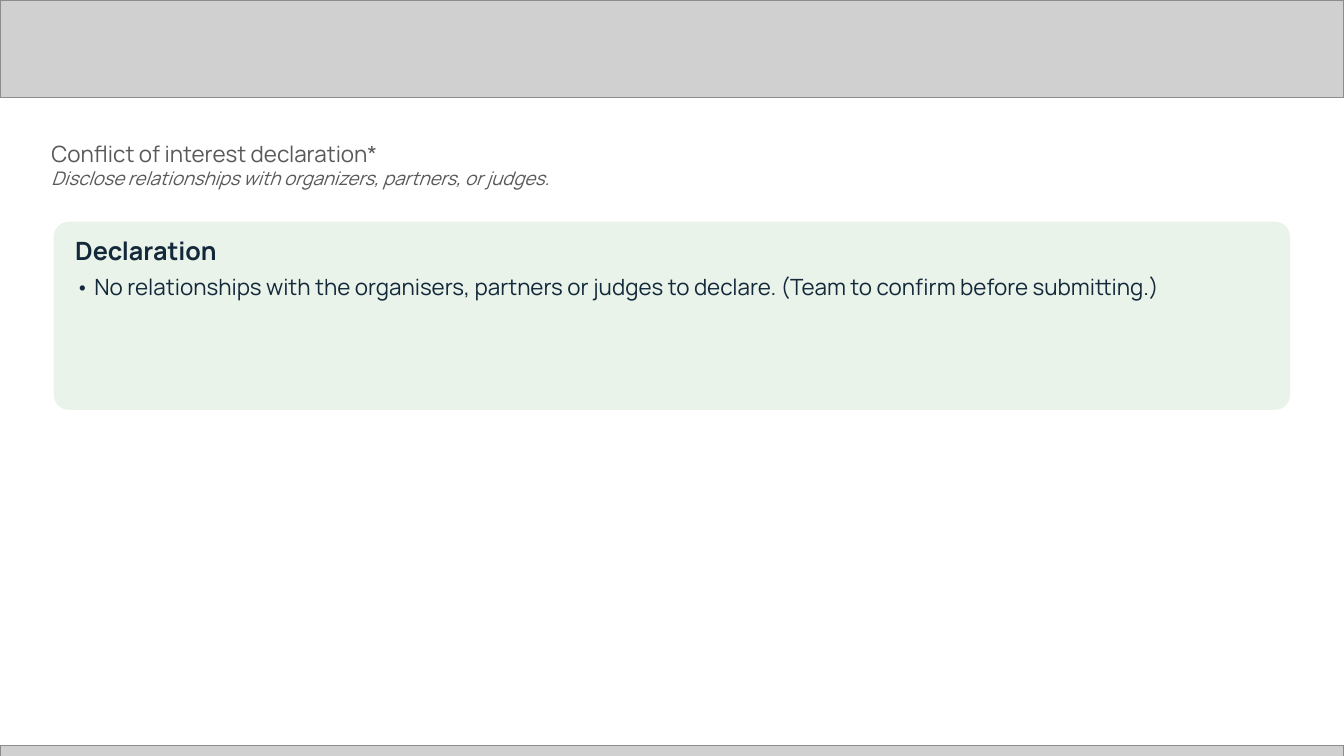
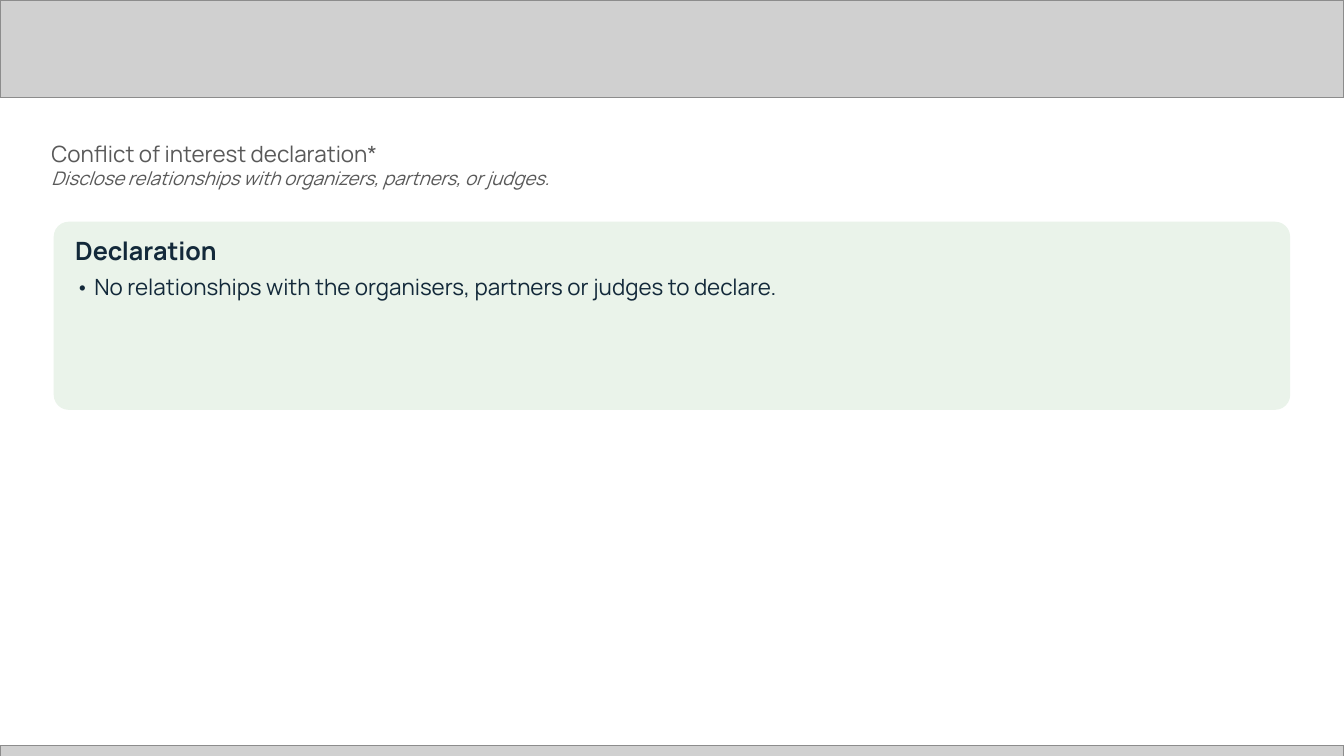
Before and after one commit to yugesh1111/riaya, a slide deck: slide 13 of docs/Riaya_Submission.pptx. Drawn at 1344x756 pixels with LibreOffice and Linux fonts; fonts in the diff are those of the drawing; grey boxes stand for pictures. Boxes give left, top, right and bottom in pixels: in the first picture for what was removed or moved away, otherwise in the second. Text is boxed around its words. In the diff, an @@ line names an element or a change of style, - is before the commit and + after.

```diff
--- a/docs/Riaya_Submission.pptx
+++ b/docs/Riaya_Submission.pptx
@@ text at bbox=[94, 278, 776, 301]: text changed @@
-• No relationships with the organisers, partners or judges to declare. (Team to confirm before submitting.)
+• No relationships with the organisers, partners or judges to declare.
```
Also in this commit, not shown: 2 other slides changed, 1 other file.
